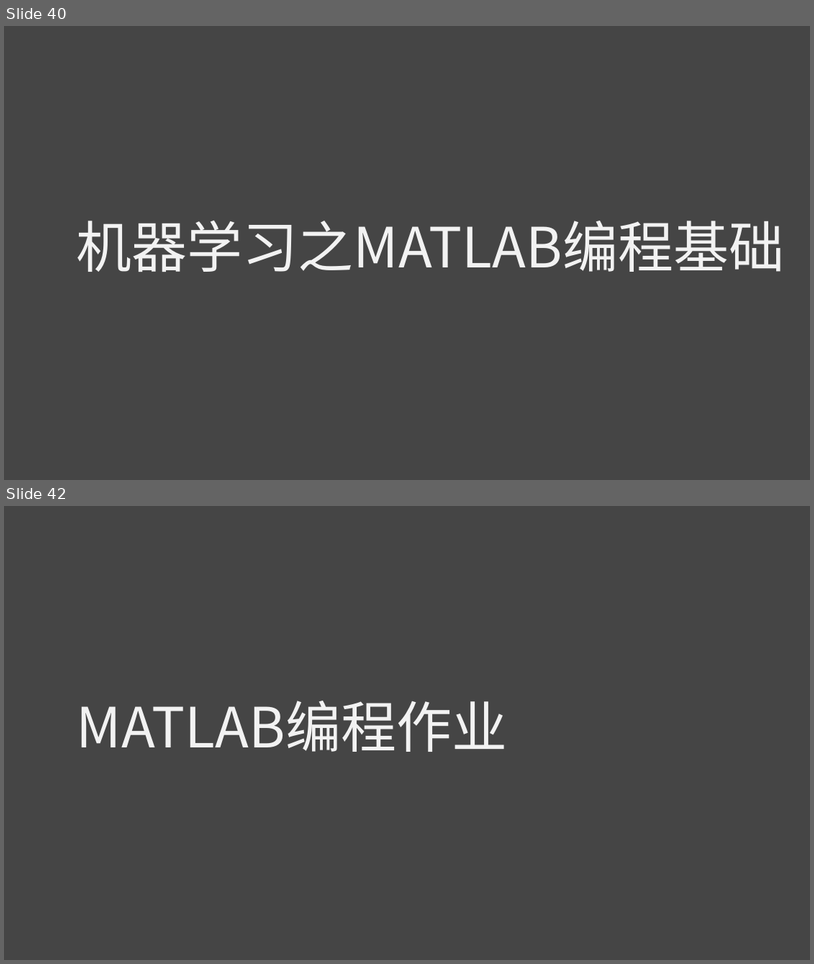
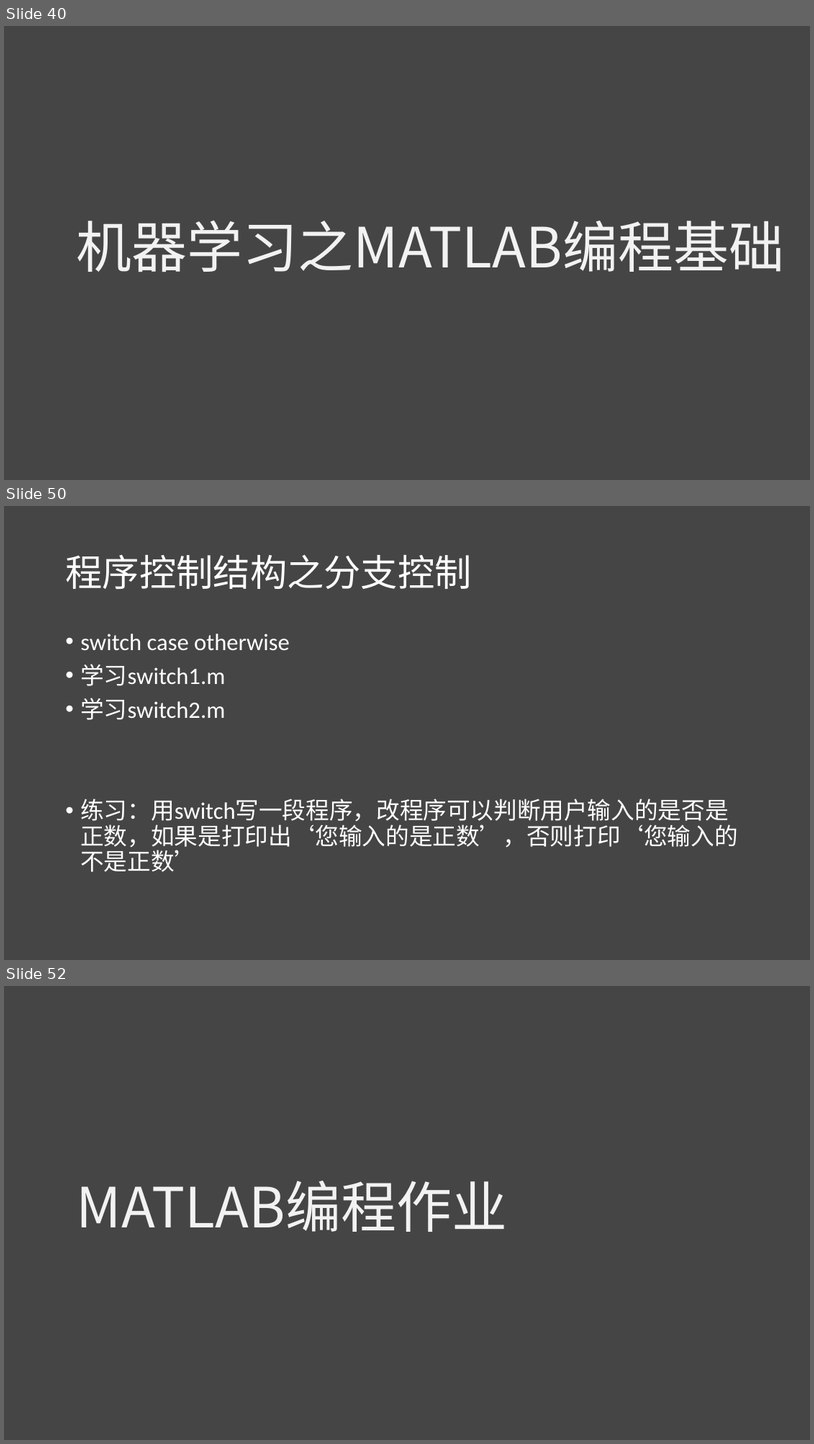
Before and after one commit to lichao312214129/lc_rsfmri_tools_python, a slide deck: The_first_ml_training/第一届机器学习实战班.pptx. Shown one above the other, each under a label of ours: slides 40 and 42 before the commit, slides 40, 50 and 52 after it; the slides between them are not shown. The pictures are 814x964 and 814x1444 pixels, drawn with LibreOffice and Linux fonts; fonts in the diff are those of the drawing. Boxes give left, top, right and bottom in pixels: in the first picture for what was removed or moved away, otherwise in the second. Text is boxed around its words. In the diff, an @@ line names an element or a change of style, - is before the commit and + after.

```diff
--- a/The_first_ml_training/第一届机器学习实战班.pptx
+++ b/The_first_ml_training/第一届机器学习实战班.pptx
@@ slide 50 added at (x1=4, y1=506, x2=810, y2=960), background #454545 @@
@@ title added at (x1=65, y1=554, x2=472, y2=589), 44 pt, text #FFFFFF @@
+程序控制结构之分支控制
@@ text added at (x1=80, y1=633, x2=738, y2=872), 28 pt, text #FFFFFF @@
+• switch case otherwise
+• 学习switch1.m
+• 学习switch2.m
+• 练习：用switch写一段程序，改程序可以判断用户输入的是否是正数，如果是打印出‘您输入的是正数’，否则打印‘您输入的不是正数’
@@ what was slide 42 is now slide 52 @@
```
Also in this commit, not shown: 1 slide changed, 9 other slides added, 10 other files.
